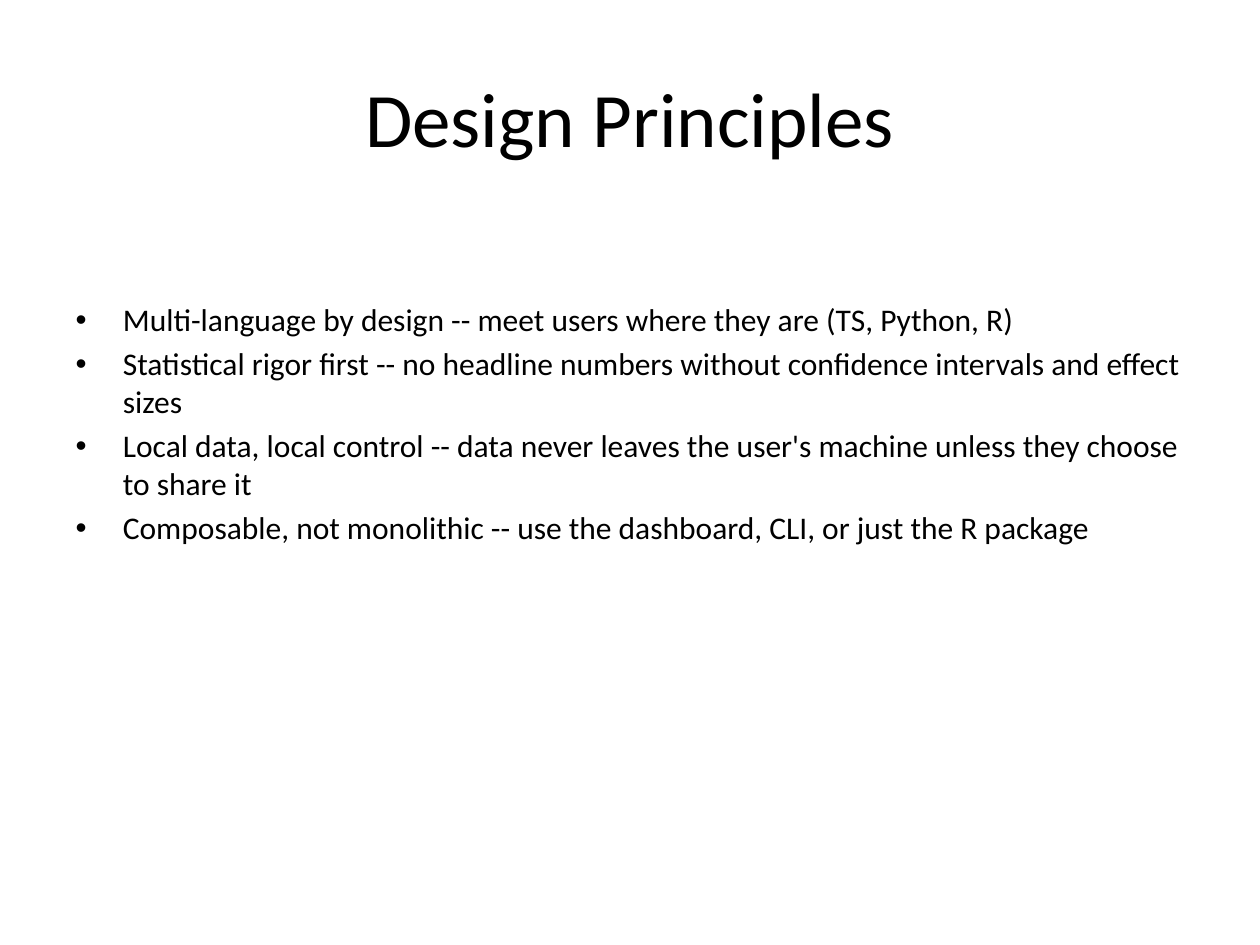
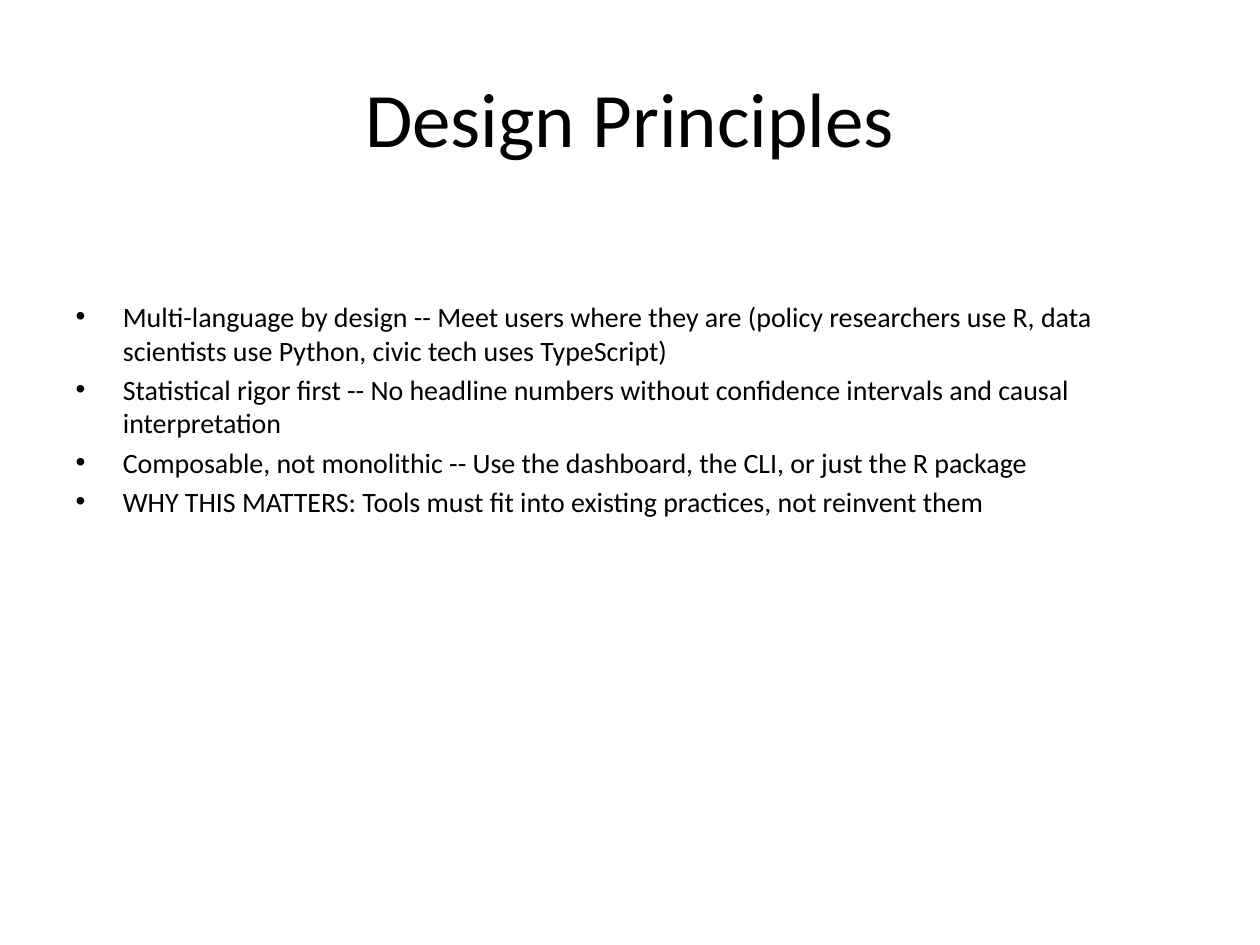
Before and after one commit to elijah/akashic-civics, a slide deck: slide 4 of presentation/akashic_civics_presentation.pptx (slide 13 before the commit). Drawn at 1260x945 pixels with LibreOffice and Linux fonts; fonts in the diff are those of the drawing. Boxes give left, top, right and bottom in pixels: in the first picture for what was removed or moved away, otherwise in the second. Text is boxed around its words. In the diff, an @@ line names an element or a change of style, - is before the commit and + after.

Commit message:
Revise presentation: restructure narrative around civic democracy arc (measurement -> accountability -> reform)

```diff
--- a/presentation/akashic_civics_presentation.pptx
+++ b/presentation/akashic_civics_presentation.pptx
@@ text at box(123, 306, 1091, 517): text changed; size 18 to 16 pt @@
-• Multi-language by design -- meet users where they are (TS, Python, R)
-• Statistical rigor first -- no headline numbers without confidence intervals and effect sizes
-• Local data, local control -- data never leaves the user's machine unless they choose to share it
-• Composable, not monolithic -- use the dashboard, CLI, or just the R package
+• Multi-language by design -- Meet users where they are (policy researchers use R, data scientists use Python, civic tech uses TypeScript)
+• Statistical rigor first -- No headline numbers without confidence intervals and causal interpretation
+• Composable, not monolithic -- Use the dashboard, the CLI, or just the R package
+• WHY THIS MATTERS: Tools must fit into existing practices, not reinvent them
```
Also in this commit, not shown: 11 other slides changed, 5 slides added, 8 slides removed, 2 other files.
